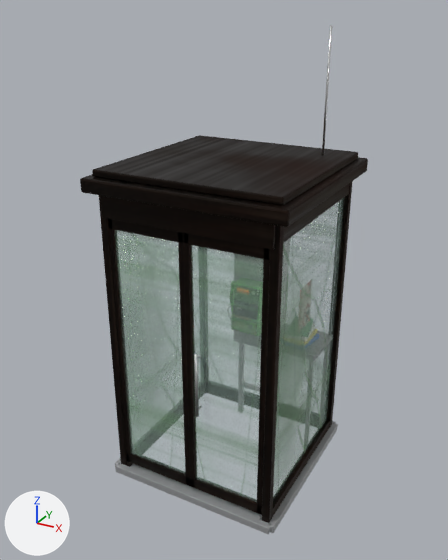
Renders of the glTF model games/koushu-denwa/assets/phonebooth.glb from each side of a commit.
Camera for both pictures: a camera (50 mm lens) standing at (1.99, -3.74, 3.41) and looking at (-0.04, -0.06, 1.57). Arrows for +X, +Y and +Z are at lower left; the lights stay in place. The picture after the commit comes second. Where no turn or scale is listed for an object, it has been applied to the vertices. Vertices at exactly the same position are counted once.

Script lines for the objects in view, before the commit:
```python
me_body = bpy.data.meshes.new('body')
me_body.from_pydata(...)  # 390 vertices, 772 faces; spans x -0.123..0.123, y -0.194..0.0, z 0.0..0.41
me_body.materials.append(mat_phonegreen)
me_cube = bpy.data.meshes.new('Cube')
me_cube.from_pydata(...)  # 1264 vertices, 2420 faces; spans x -0.7..0.7, y -0.7..0.7, z 0.0..2.3
# faces by material slot: [1188, 972, 108, 104, 48]
me_cube.materials.append(mat_bronze)
me_cube.materials.append(mat_graypaint)  # grey #a2a4a6
me_cube.materials.append(mat_ceiling)  # light grey #e1e1dd
me_cube.materials.append(mat_tube)  # white #f3f3ed, glowing beige #ffecd1
me_cube.materials.append(mat_blackplastic)  # black #212121
me_cube_028 = bpy.data.meshes.new('Cube.028')
me_cube_028.from_pydata(...)  # 128 vertices, 244 faces; spans x -0.735..0.735, y -0.735..0.735, z 2.3..3.3
# faces by material slot: [216, 28]
me_cube_028.materials.append(mat_bronze)
me_cube_028.materials.append(mat_steel)  # light grey #dadada
ob_booth_frame = bpy.data.objects.new('Booth_Frame', me_cube)
ob_booth_frame.location = (0.0, 0.0, 0.0)
ob_booth_roof = bpy.data.objects.new('Booth_Roof', me_cube_028)
ob_booth_roof.location = (0.0, 0.0, 0.0)
ob_phone_body = bpy.data.objects.new('Phone_Body', me_body)
ob_phone_body.location = (0.0, 0.405, 1.0)
# also in view: 'Booth_Interior' at (0.19, 0.23, 1.09); 'Door' at (-0.01, -0.65, 1.11); 'Booth_Glass' at (0.0, 0.01, 1.13); 'Phone_Panel' at (0.0, 0.24, 1.27)
```
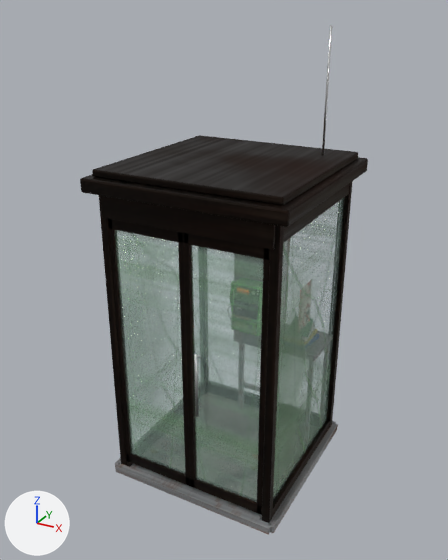
Scene script edits in JSON lines:
```json
{"op": "add", "block": "img_floor_rough", "code": ["img_floor_rough = load_image('floor_rough', '_unpacked/floor_rough', 512, 512, 'Non-Color')"]}
{"op": "add", "block": "img_floor_color", "code": ["img_floor_color = load_image('floor_color', '_unpacked/floor_color', 512, 512, 'sRGB')"]}
{"op": "add", "block": "mat_floorconcrete", "code": ["mat_floorconcrete = bpy.data.materials.new('FloorConcrete')", "# uses the picture img_floor_color", "# uses the picture img_floor_rough"]}
{"block": "me_cube", "where": "# used by ob_booth_frame; location = (0.0, 0.0, 0.0)"}
{"op": "remove", "block": "me_cube", "code": "me_cube.from_pydata(...)  # 1264 vertices, 2420 faces; spans x -0.7..0.7, y -0.7..0.7, z 0.0..2.3"}
{"op": "add", "block": "me_cube", "code": "me_cube.from_pydata(...)  # 1320 vertices, 2528 faces; spans x -0.7..0.7, y -0.7..0.7, z 0.0..2.3"}
{"block": "me_cube", "change": "me_cube part 1: a new loose piece of 56 vertices spanning x -0.58..0.58, y -0.58..0.58, z 0.0..0.04, in mat_floorconcrete"}
{"op": "add", "block": "me_cube", "code": "me_cube.materials.append(mat_floorconcrete)"}
```

Where the change shows, as pixel boxes (x1, y1, x2, y2) in the pictures (448 x 560 px):
```json
{"part": 1, "of": "me_cube", "change": "added", "after": [142, 392, 319, 499]}
```
